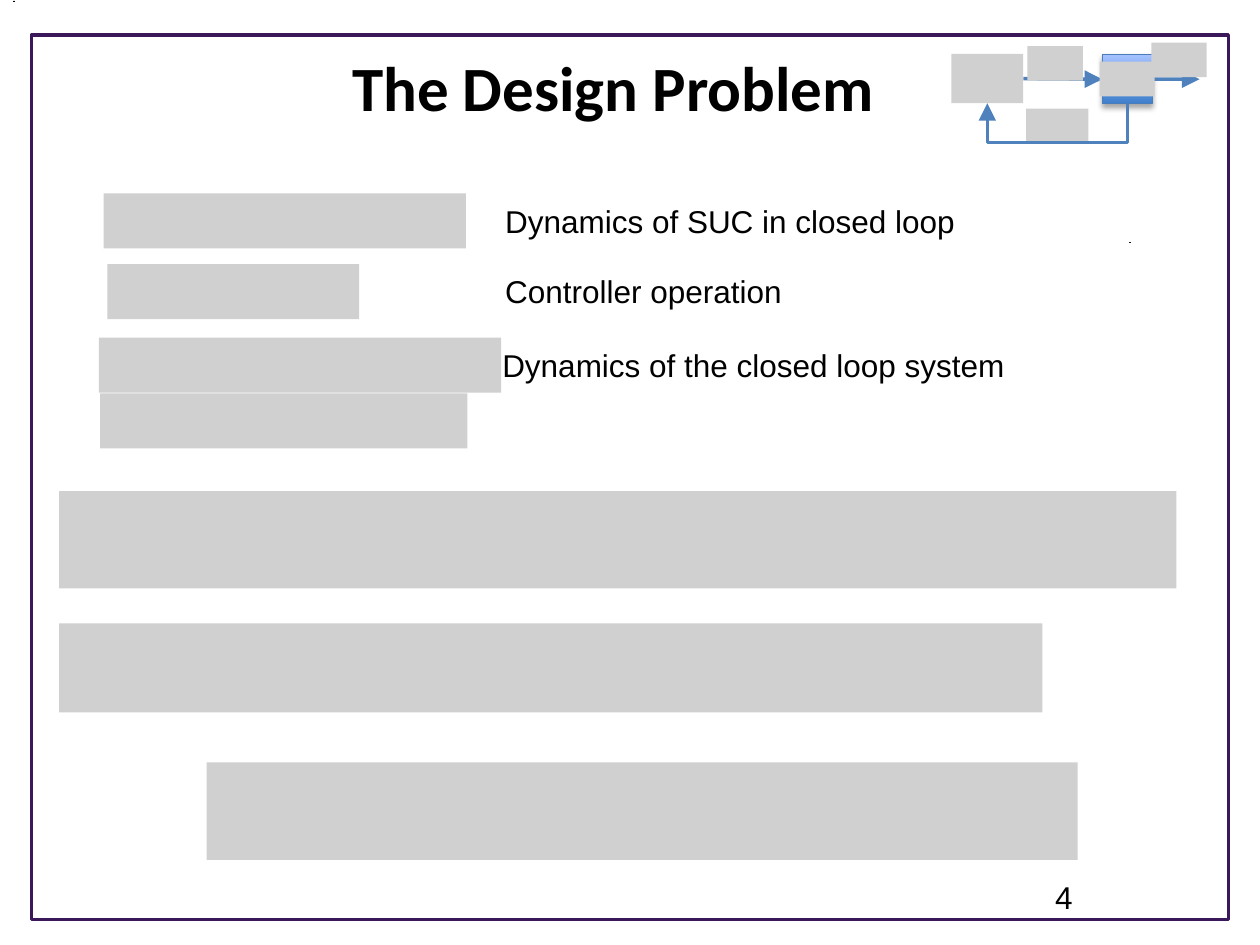
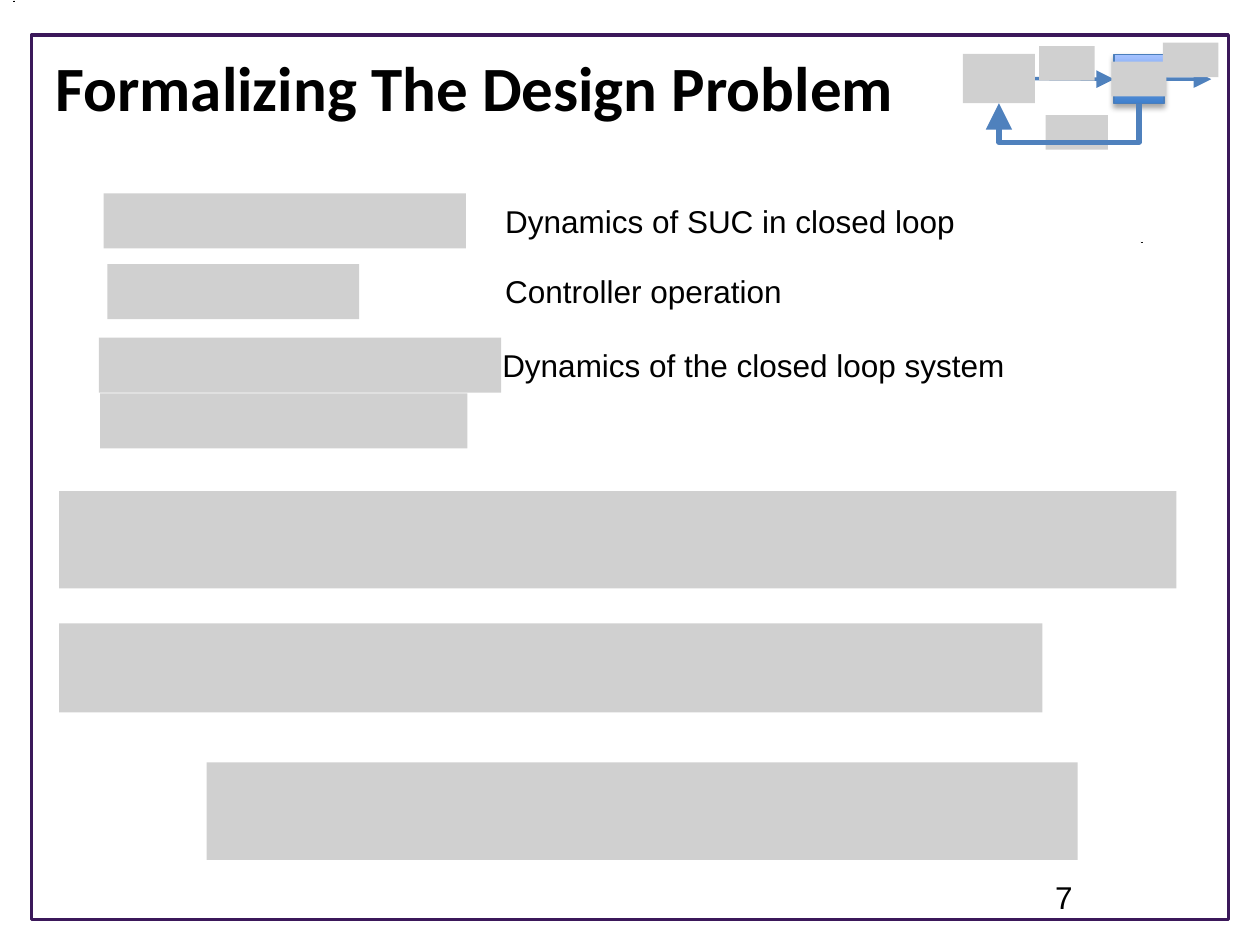
Before and after one commit to joseph-hellerstein/advanced-controls-lectures, a slide deck: slide 7 of Lecture_22-Designing-Closed-Loop-Systems/Designing-Proportional-Controllers.pptx (slide 4 before the commit). Drawn at 1260x945 pixels with LibreOffice and Linux fonts; fonts in the diff are those of the drawing; grey boxes stand for pictures; background and template pictures are left out. Boxes give left, top, right and bottom in pixels: in the first picture for what was removed or moved away, otherwise in the second. Text is boxed around its words. In the diff, an @@ line names an element or a change of style, - is before the commit and + after.

```diff
--- a/Lecture_22-Designing-Closed-Loop-Systems/Designing-Proportional-Controllers.pptx
+++ b/Lecture_22-Designing-Closed-Loop-Systems/Designing-Proportional-Controllers.pptx
@@ picture moved from (x1=1027, y1=47, x2=1082, y2=82) to (x1=1040, y1=47, x2=1095, y2=82) @@
@@ title at (x1=55, y1=66, x2=893, y2=122): text changed @@
-The Design Problem
+Formalizing The Design Problem
@@ 3 pictures, 1 rectangle, 1 arrow, 1 elbow arrow moved together from (x1=951, y1=43, x2=1207, y2=144) to (x1=963, y1=43, x2=1218, y2=144) @@
@@ arrow moved from (1153, 79) - (1200, 79) to (1166, 79) - (1211, 79) @@
@@ elbow arrow (1139, 103) - (999, 103): stroke #4F81BD 1.5 pt to #4F81BD 3 pt @@
@@ picture moved from (x1=1026, y1=108, x2=1087, y2=142) to (x1=1046, y1=115, x2=1108, y2=149) @@
@@ page number at (x1=1055, y1=887, x2=1073, y2=909): text changed @@
-4
+7
```
Also in this commit, not shown: 3 other slides changed, 6 slides added, 2 slides removed.
